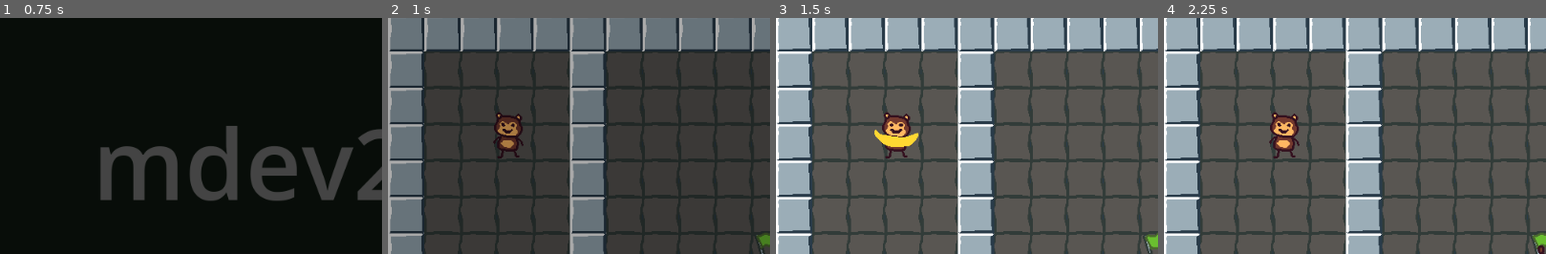
Above: before the commit, frames 1-4 (left to right).
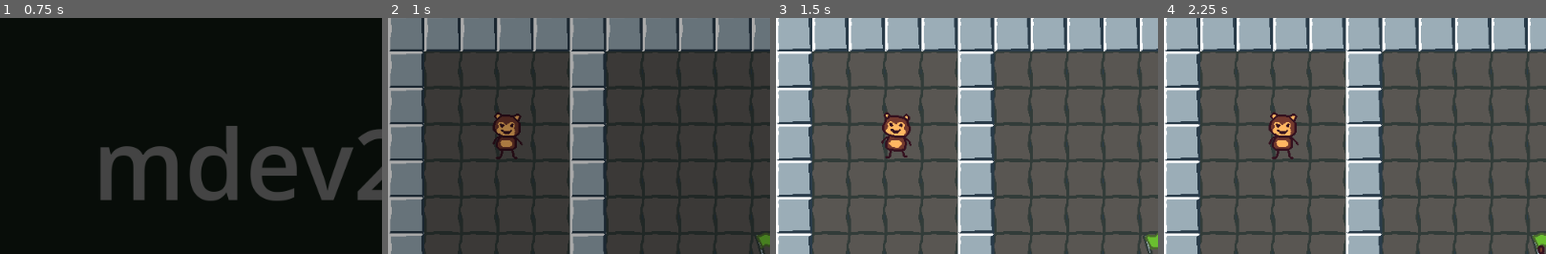
Above: after the commit, the same moments.

Repository: Octoan1/mdev26-jam
Game: Godot game, scene res://ui/title_screen/title_screen.tscn
Two runs of this game, one before a commit and one after it. Both use one fixed random seed, a clock stepped at 60 frames per second and the inputs below.
Inputs (mouse positions are % of the whole screen's width and height, from its top left):
- Up to frame 1 (0.75 s): click "Play" at 0.5 s
- Up to frame 2 (1 s): no input
- Up to frame 3 (1.5 s): drag from (33, 81) to (50, 50) at 1.27 s
- Up to frame 4 (2.25 s): drag from (30, 55) to (50, 50) at 2.02 s
The pictures show only the part of the screen within x 0-50%, y 1-51%; the shares and areas given below are measured in that part.

Frame 1 is identical in both runs. In frame 2, 0.5% of the frame differs, in the area x 27-36%, y 40-60%; in frame 3, 0.5%; in frame 4, 0.6%.

Commit message:
fixed default monkey animation

Diff:
--- a/entities/monkey/monkey.tscn
+++ b/entities/monkey/monkey.tscn
@@ -29,11 +29,11 @@
 
 [sub_resource type="AtlasTexture" id="AtlasTexture_dnq8v"]
 atlas = ExtResource("2_od3m1")
-region = Rect2(128, 0, 128, 128)
+region = Rect2(0, 0, 128, 128)
 
 [sub_resource type="AtlasTexture" id="AtlasTexture_6xvyb"]
 atlas = ExtResource("2_od3m1")
-region = Rect2(256, 0, 128, 128)
+region = Rect2(128, 0, 128, 128)
 
 [sub_resource type="AtlasTexture" id="AtlasTexture_61bnc"]
 atlas = ExtResource("2_od3m1")
@@ -137,9 +137,7 @@
 
 [node name="Sprite" type="AnimatedSprite2D" parent="." unique_id=1870616918]
 sprite_frames = SubResource("SpriteFrames_81a5f")
-animation = &"eat"
 autoplay = "default"
-frame_progress = 0.41618273
 
 [node name="RayCast2D" type="RayCast2D" parent="." unique_id=118150200]
 
